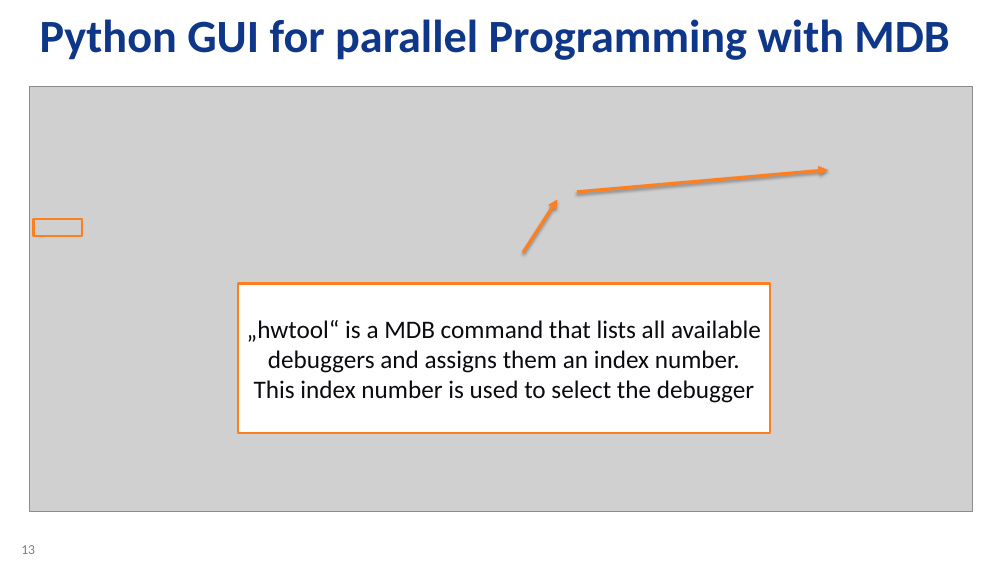
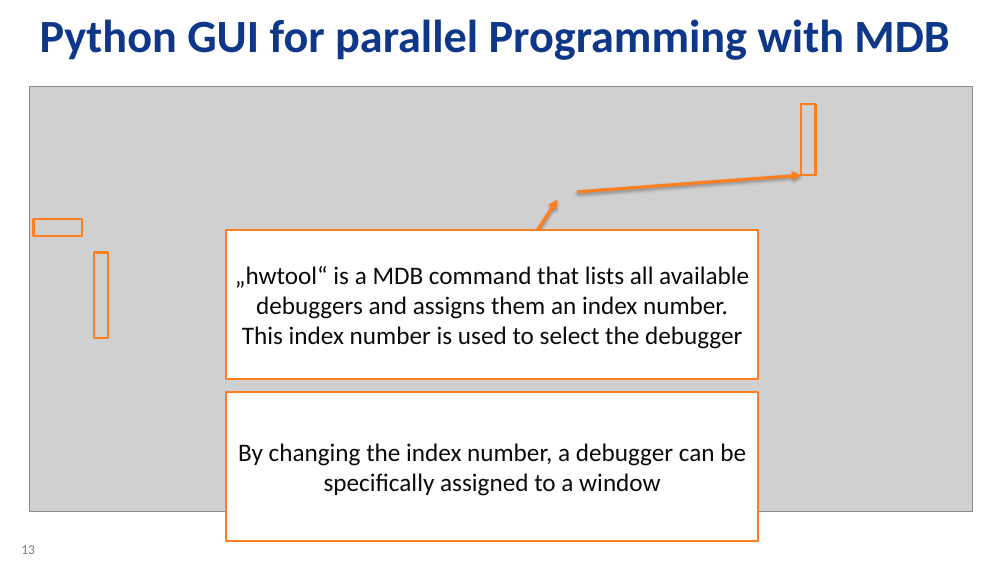
Before and after one commit to zabooh/T1S_Autoconf, a slide deck: slide 13 of T1S Autoconfig - Tooling.pptx. Drawn at 1008x567 pixels with LibreOffice and Linux fonts; fonts in the diff are those of the drawing; grey boxes stand for pictures; background and template pictures are left out. Boxes give left, top, right and bottom in pixels: in the first picture for what was removed or moved away, otherwise in the second. Text is boxed around its words. In the diff, an @@ line names an element or a change of style, - is before the commit and + after.

Commit message:
doc changed

```diff
--- a/T1S Autoconfig - Tooling.pptx
+++ b/T1S Autoconfig - Tooling.pptx
@@ rectangle added at <box>802,104,816,175</box>, outline #FD7F20 2 pt @@
@@ arrow moved from (577, 192) - (828, 170) to (577, 192) - (802, 175) @@
@@ rectangle "„hwtool“ is a MDB command ...": place and size @@
-rectangle "„hwtool“ is a MDB command ..." at <box>237,284,770,433</box>
+rectangle "„hwtool“ is a MDB command ..." at <box>226,230,758,380</box>
@@ rectangle added at <box>95,253,109,338</box>, outline #FD7F20 2 pt @@
@@ rectangle added at <box>226,392,758,541</box>, fill #FFFFFF, outline #FD7F20 2 pt, 24 pt, text #0A0B0F @@
+By changing the index number, a debugger can be specifically assigned to a window
```
Also in this commit, not shown: 3 other slides changed.
